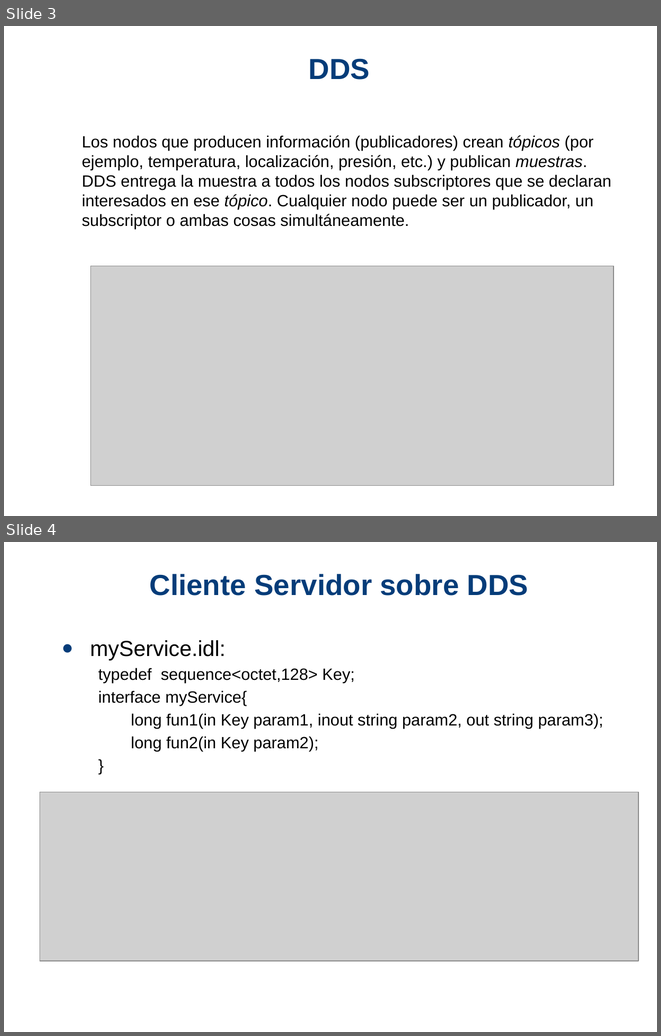
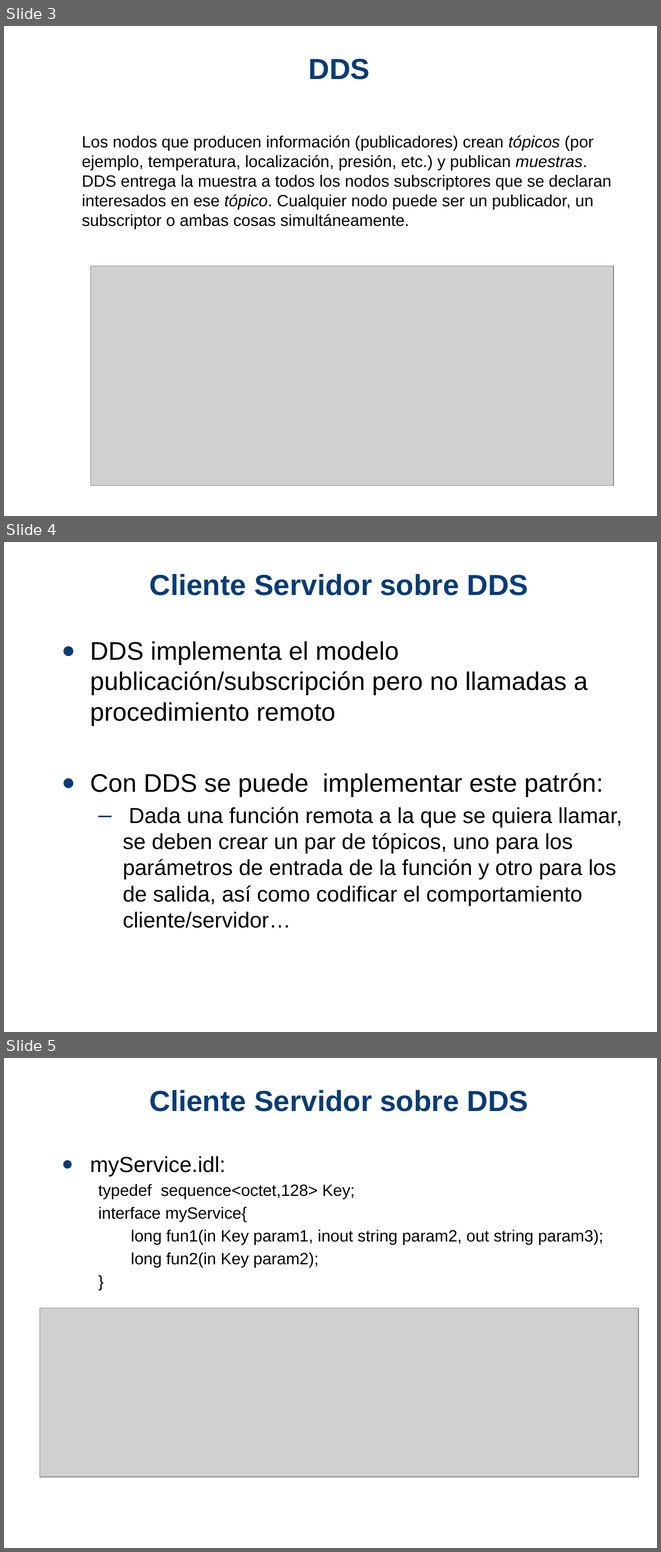
Before and after one commit to showna/Fast-RPC, a slide deck: ddscs/doc/DDSCS.pptx. Shown one above the other, each under a label of ours: slides 3 and 4 before the commit, slides 3, 4 and 5 after it. The pictures are 661x1036 and 661x1552 pixels, drawn with LibreOffice and Linux fonts; fonts in the diff are those of the drawing; grey boxes stand for pictures; background and template pictures are left out. Boxes give left, top, right and bottom in pixels: in the first picture for what was removed or moved away, otherwise in the second. Text is boxed around its words. In the diff, an @@ line names an element or a change of style, - is before the commit and + after.

```diff
--- a/ddscs/doc/DDSCS.pptx
+++ b/ddscs/doc/DDSCS.pptx
@@ slide 4 added at (4,542,657,1032), background picture (left out) @@
@@ title added at (150,574,529,596), 32 pt, text #053C79, bold @@
+Cliente Servidor sobre DDS
@@ text added at (90,641,623,928), 24 pt, text #000000 @@
+● DDS implementa el modelo publicación/subscripción pero no llamadas a procedimiento remoto
+● Con DDS se puede implementar este patrón:
+  – Dada una función remota a la que se quiera llamar, se deben crear un par de tópicos, uno para los parámetros de entrada de la función y otro para los de salida, así como codificar el comportamiento cliente/servidor…
@@ what was slide 4 is now slide 5 @@
```
Also in this commit, not shown: 1 slide changed.
